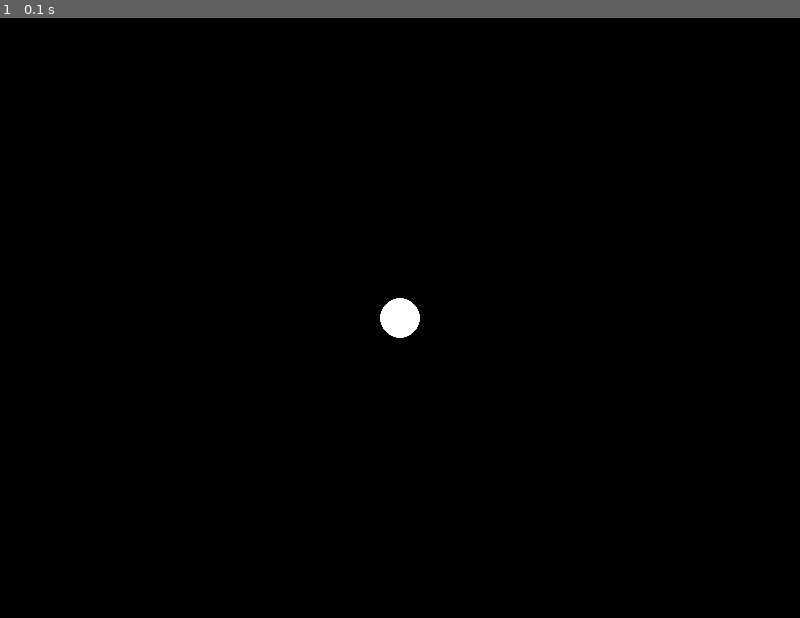
Above: before the commit, frame 1.
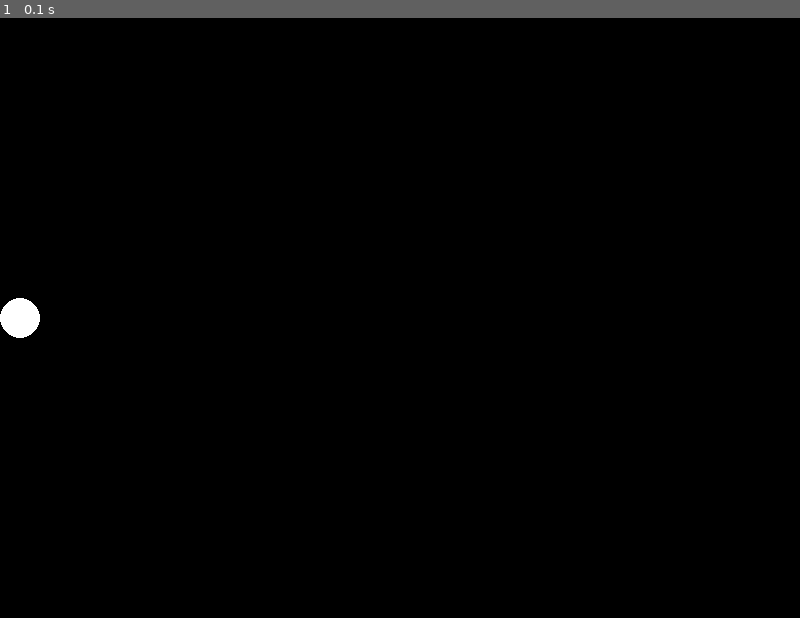
Above: after the commit, the same moment.

Repository: cosmos1030/jamcoding_pygame
Game: pygame game, started from 1.가만히 있는 공 그리기.py
Same seed, same stepped clock (60 frames per second), same inputs: the game is played once before the commit and once after it.
Inputs:
- Up to frame 1 (0.1 s): no input

The runs differ from the first frame. In frame 1, 0.5% of the frame differs, in the area x 0-53%, y 46-54%.

Commit message:
주석 추가

Diff:
--- a/1.가만히 있는 공 그리기.py
+++ b/1.가만히 있는 공 그리기.py
@@ -1,17 +1,17 @@
 import pygame
 
-pygame.init()
+pygame.init() # pygame 모듈 사용 시작
 
 screen_width = 800
 screen_height = 600
 screen = pygame.display.set_mode((screen_width,screen_height))
 
-WHITE = (255,255,255)
+WHITE = (255,255,255) # R, G, B 색상
 
-ball_size = 20
-ball_pos = [screen_width//2, screen_height//2]
-ball_speed = [0,0]
+ball_size = 20 # 반지름
+ball_pos = [ball_size, screen_height//2] # 공 위치
+ball_speed = [0,0] # 공속도, 각각 x축 y축 속도
 
 while 1:
-    pygame.draw.circle(screen, WHITE, ball_pos, ball_size)
-    pygame.display.flip()
+    pygame.draw.circle(screen, WHITE, ball_pos, ball_size) # 어디에 그릴지, 색깔, 공 중심 위치, 공 크기
+    pygame.display.flip() # 화면 전환하기
--- a/2.키보드로 공 조종하기.py
+++ b/2.키보드로 공 조종하기.py
@@ -7,34 +7,34 @@
 screen = pygame.display.set_mode((screen_width,screen_height))
 
 WHITE = (255,255,255)
-BLACK = (0,0,0)
+BLACK = (0,0,0) # 배경색
 
-FPS = 60
+FPS = 60 # Frame per Second. 1초에 전환되는 화면 개수
 clock = pygame.time.Clock()
 
-ball_size = 20
+ball_size = 20 # 공 반지름
 ball_pos = [screen_width//2, screen_height//2]
-ball_speed = [0,0]
-move_speed = 4
+ball_speed = [0,0] # 처음 공 속도. 각각 x축 ,y축 속도
+move_speed = 4 # 화살표를 눌렀을 때 이동하는 속도
 
 running = True
 while running:
-    for event in pygame.event.get():
-        if event.type == pygame.QUIT:
+    for event in pygame.event.get(): # 클릭, 키보드 누르기 등 이벤트 감지
+        if event.type == pygame.QUIT: # 종료 버튼을 눌렀을 때
             running = False
-    keys = pygame.key.get_pressed()
-    if keys[pygame.K_LEFT]:
+    keys = pygame.key.get_pressed() # 키보드가 눌렸을 때
+    if keys[pygame.K_LEFT]: # 왼쪽 화살표가 눌렸을때
         if ball_pos[0]>0:
             ball_pos[0] -= move_speed
-    if keys[pygame.K_RIGHT]:
+    if keys[pygame.K_RIGHT]:# 오른쪽 화살표가 눌렸을 때
         if ball_pos[0] < screen_width:
             ball_pos[0] += move_speed
-        print(ball_pos)
+        # print(ball_pos)
 
-    ball_pos[0] += ball_speed[0]
-    ball_pos[1] += ball_speed[1]
+    ball_pos[0] += ball_speed[0] # 새로운 공의 x축 위치
+    ball_pos[1] += ball_speed[1] # 새로운 공의 y축 위치
 
-    screen.fill(BLACK)
-    pygame.draw.circle(screen, WHITE, ball_pos, ball_size)
+    screen.fill(BLACK) # 화면 색 검은색
+    pygame.draw.circle(screen, WHITE, ball_pos, ball_size) # 공 새로 그리기
     pygame.display.flip()
     clock.tick(FPS)
--- /dev/null
+++ b/4.공 위아래로 움직이게 하기.py
@@ -0,0 +1,37 @@
+import pygame
+
+pygame.init()
+
+screen_width = 800
+screen_height = 600
+screen = pygame.display.set_mode((screen_width,screen_height))
+
+WHITE = (255,255,255)
+BLACK = (0,0,0)
+
+FPS = 60
+clock = pygame.time.Clock()
+
+ball_size = 20
+ball_pos = [screen_width//2, screen_height//2]
+ball_speed = [0,2] # 각각 x축, y 축 초기 속도
+move_speed = 4
+
+running = True
+while running:
+    for event in pygame.event.get():
+        if event.type == pygame.QUIT:
+            running = False
+    keys = pygame.key.get_pressed()
+    if keys[pygame.K_LEFT]:
+        if ball_pos[0]>0: # 화면 왼쪽 끝보다 오른쪽에 있을때
+            ball_pos[0] -= move_speed
+    if keys[pygame.K_RIGHT]:
+        if ball_pos[0] < screen_width:
+            ball_pos[0] += move_speed
+    ball_pos[1] += ball_speed[1] # 아래로 이동
+
+    screen.fill(BLACK)
+    pygame.draw.circle(screen, WHITE, ball_pos, ball_size)
+    pygame.display.flip()
+    clock.tick(FPS)
Renamed: 4.공 튀기기 효과.py -> 5.중력가속도 적용.py
